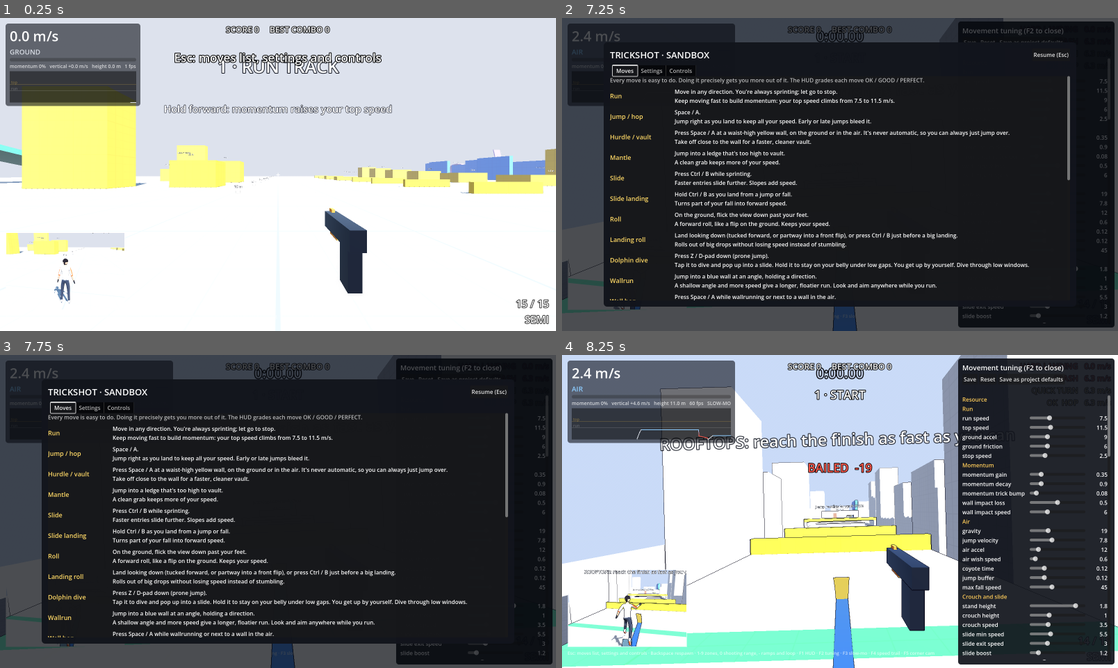
Above: before the commit, frames 1-4 (two rows, left to right).
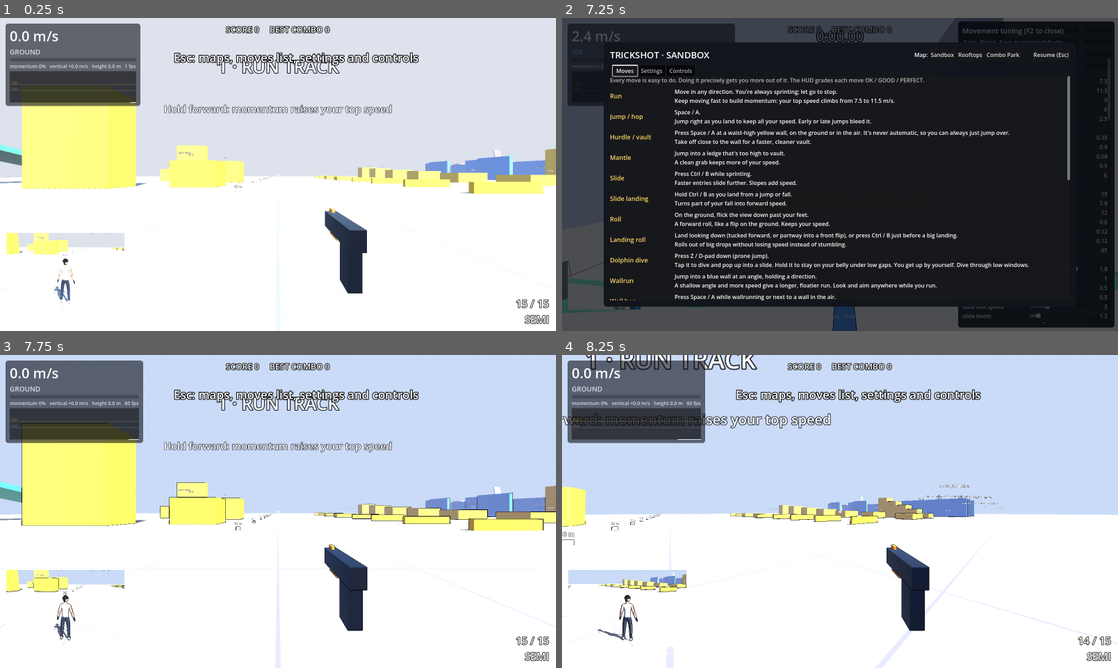
Above: after the commit, the same moments.

Repository: daxtinenichols/trickshot
Game: Godot game, scene res://levels/sandbox.tscn
Two runs of this game, one before a commit and one after it. Both use one fixed random seed, a clock stepped at 60 frames per second and the inputs below.
Inputs (mouse positions are in pixels of both pictures, inside the frame that each line leads up to):
- Up to frame 1 (0.25 s): no input
- Up to frame 2 (7.25 s): tap Enter at 0.5 s; move the mouse to (867, 174) at 0.52 s; hold Right mouse button (aim) 0.53-1.28 s; hold W (move_forward) 0.53-5.78 s; click (867, 174) at 0.67 s; tap Space (jump) at 0.77, 1.52, 3.02, 3.77, 4.52, 6.02, 6.77 s; move the mouse to (812, 174) at 1.27 s; tap Ctrl (crouch) at 1.35 s; move the mouse to (851, 168) at 2.02 s; press the mouse at (851, 168) at 2.03 s; move the mouse to (834, 180) at 2.77 s; release the mouse at (834, 180) at 2.78 s; tap B (fire_mode) at 2.85 s; click (834, 180) at 2.92 s; move the mouse to (878, 177) at 3.52 s; tap F (kick) at 3.6 s; tap F1 (debug_hud) at 4.15 s; move the mouse to (795, 171) at 4.27 s; tap F8 (next_level) at 4.35 s; tap F3 (debug_slowmo) at 4.9 s; move the mouse to (845, 174) at 5.02 s; hold Z (prone) 5.03-5.78 s; click (845, 174) at 5.17 s; tap F4 (debug_trail) at 5.65 s; move the mouse to (817, 168) at 5.77 s; hold E (lean_right) 5.78-6.53 s; tap Shift (quick_turn) at 5.85 s; tap F2 (debug_tuning) at 6.4 s; move the mouse to (962, 158) at 6.52 s; hold W (move_forward) from 6.53 s (still down); tap 1 (zone_1) at 6.6 s; tap Escape (pause) at 7.15 s
- Up to frame 3 (7.75 s): release W (move_forward) at 7.25 s; click (378, 392) at 7.25 s, where only the run after the commit has a clickable "Sandbox"
- Up to frame 4 (8.25 s): click (1051, 392) at 8 s, where only the run before the commit has a clickable "Resume (Esc)"

The runs differ from the first frame. In frame 1, 1.0% of the frame differs, in the area x 31-95%, y 10-96%; in frame 2, 0.1%; in frame 3, 99%, in the area x 0-100%, y 0-100%; in frame 4, 59%.

Commit message:
Controller test in Settings, input log, map picker in the menu
The Settings tab now shows each controller with a live button test and,
when Steam Input is wrapping the pad, how to turn it off. The first input
from each controller is logged. The Esc menu has a button per map.

Co-Authored-By: Claude Opus 5.5 (1M context) <noreply@anthropic.com>
Claude-Session: https://claude.ai/code/session_011hg9Kk5Vd2Ayb5Vtmyg1qs

Diff:
--- a/autoload/input_setup.gd
+++ b/autoload/input_setup.gd
@@ -69,9 +69,35 @@
 }
 
 
+## Last input seen from each controller (device -> "A", "Left stick up"...),
+## for the controller test in Settings and the log.
+var pad_activity := {}
+
+
 func _enter_tree() -> void:
+	process_mode = Node.PROCESS_MODE_ALWAYS  # the test works in the pause menu
 	register_actions()
 	Input.joy_connection_changed.connect(_on_joy_connection_changed)
+
+
+func _ready() -> void:
+	var pads := Input.get_connected_joypads()
+	print("Controllers at start: %d" % pads.size())
+	for d in pads:
+		print("  device %d: %s (guid %s)" % [d, Input.get_joy_name(d), Input.get_joy_guid(d)])
+
+
+func _input(event: InputEvent) -> void:
+	if event is InputEventJoypadButton and event.is_pressed():
+		_note_pad(event.device, GameSettings.event_label(event))
+	elif event is InputEventJoypadMotion and absf((event as InputEventJoypadMotion).axis_value) > 0.5:
+		_note_pad(event.device, GameSettings.event_label(event))
+
+
+func _note_pad(device: int, what: String) -> void:
+	if not pad_activity.has(device):
+		print("Controller %d first input: %s" % [device, what])
+	pad_activity[device] = what
 
 
 # A method (not a lambda) and disconnected on exit: a lambda left connected
@@ -82,6 +108,8 @@
 
 func _on_joy_connection_changed(device: int, connected: bool) -> void:
 	print("Controller %d %s: %s" % [device, "connected" if connected else "disconnected", Input.get_joy_name(device)])
+	if not connected:
+		pad_activity.erase(device)
 
 
 ## Right-stick look, from whichever connected controller is pushing it most.
@@ -98,8 +126,19 @@
 static func controller_names() -> Array[String]:
 	var out: Array[String] = []
 	for d in Input.get_connected_joypads():
-		out.append("%s (device %d)" % [Input.get_joy_name(d), d])
+		out.append("%s (device %d)" % [pad_name(Input.get_joy_name(d)), d])
 	return out
+
+
+## Steam Input's stand-in controllers report names like "#controller_xbox360".
+static func is_steam_virtual(joy_name: String) -> bool:
+	return joy_name.begins_with("#controller") or joy_name.containsn("steam virtual")
+
+
+static func pad_name(joy_name: String) -> String:
+	if joy_name.begins_with("#controller_"):
+		return "Steam Input controller (%s)" % joy_name.trim_prefix("#controller_")
+	return joy_name if joy_name != "" else "Controller"
 
 
 ## (Re)creates every action with its default bindings.
--- a/levels/sandbox.gd
+++ b/levels/sandbox.gd
@@ -31,7 +31,7 @@
 	add_child(corner_cam)
 	corner_cam.setup(player)
 	go_to_zone(0)
-	hud.show_toast("Esc: moves list, settings and controls", 4.0)
+	hud.show_toast("Esc: maps, moves list, settings and controls", 4.0)
 
 
 func go_to_zone(index: int) -> void:
--- a/tests/test_settings.gd
+++ b/tests/test_settings.gd
@@ -196,6 +196,35 @@
 func test_settings_tab_lists_controllers() -> void:
 	check(PauseMenu.pads_text([]).begins_with("Controllers: none detected"), "says when none are found")
 	check(PauseMenu.pads_text(["Xbox 360 Controller (device 0)"] as Array[String]) == "Controllers: Xbox 360 Controller (device 0)", "names the pad")
+	var silent := PauseMenu.pads_detail([0], {0: "#controller_xbox360"}, {})
+	check(silent.contains("Steam Input controller (xbox360) (device 0): no input yet"), "names Steam's stand-in pad and says it's silent")
+	check(silent.contains("Disable Steam Input"), "explains how to turn Steam Input off")
+	var live := PauseMenu.pads_detail([1], {1: "Xbox 360 Controller"}, {1: "A"})
+	check(live.contains("Xbox 360 Controller (device 1): working, last input: A"), "shows the last button pressed")
+	check(not live.contains("Disable Steam Input"), "no Steam hint when the pad works")
+
+
+func test_menu_has_map_buttons() -> void:
+	var level: Node = load("res://levels/sandbox.tscn").instantiate()
+	tree.root.add_child(level)
+	await tree.process_frame
+	var names: Array[String] = []
+	for b in level.menu.find_children("*", "Button", true, false):
+		names.append((b as Button).text)
+	for m in ["Sandbox", "Rooftops", "Combo Park"]:
+		check(m in names, "menu has a %s button" % m)
+	level.queue_free()
+	await tree.process_frame
+
+
+func test_controller_test_records_input() -> void:
+	InputSetup.pad_activity.clear()
+	var a := _pad(JOY_BUTTON_A)
+	a.device = 2
+	Input.parse_input_event(a)
+	await tree.process_frame
+	check(InputSetup.pad_activity.get(2, "") == "A", "a button press on controller 2 is recorded (got %s)" % str(InputSetup.pad_activity))
+	InputSetup.pad_activity.clear()
 
 
 func test_controller_bindings_match_any_device() -> void:
--- a/ui/debug_hud.gd
+++ b/ui/debug_hud.gd
@@ -53,7 +53,7 @@
 	&"quick_turn": "QUICK TURN",
 }
 
-const HELP := "Esc: moves list, settings and controls · Backspace respawn · 1-9 zones, 0 shooting range, - ramps and loop · F1 HUD · F2 tuning · F3 slow-mo · F4 speed trail · F5 corner cam"
+const HELP := "Esc: moves list, settings and controls · Backspace respawn · 1-9 zones, 0 shooting range, - ramps and loop · F1 HUD · F2 tuning · F3 slow-mo · F4 speed trail · F5 corner cam · F6 art look · F7 chase cam · F8 next map (or pick one in the Esc menu)"
 
 var player: Player
 
--- a/ui/pause_menu.gd
+++ b/ui/pause_menu.gd
@@ -138,6 +138,7 @@
 	title.add_theme_font_size_override("font_size", 26)
 	title.size_flags_horizontal = Control.SIZE_EXPAND_FILL
 	header.add_child(title)
+	_add_map_buttons(header)
 	var resume := Button.new()
 	resume.text = "Resume (Esc)"
 	resume.pressed.connect(close)
@@ -149,6 +150,26 @@
 	_tabs.add_child(_build_moves())
 	_tabs.add_child(_build_settings())
 	_tabs.add_child(_build_controls())
+
+
+## One button per playable map (from the Levels autoload, when present).
+func _add_map_buttons(header: HBoxContainer) -> void:
+	var levels := get_node_or_null("/root/Levels")
+	if levels == null or not "LEVELS" in levels:
+		return
+	var l := Label.new()
+	l.text = "Map:"
+	header.add_child(l)
+	for i in levels.LEVELS.size():
+		var b := Button.new()
+		b.text = levels.LEVELS[i][1]
+		b.pressed.connect(func() -> void:
+			close()
+			levels.go_to(i))
+		header.add_child(b)
+	var spacer := Control.new()
+	spacer.custom_minimum_size = Vector2(24, 0)
+	header.add_child(spacer)
 
 
 func _scroll(tab_name: String) -> ScrollContainer:
@@ -308,15 +329,45 @@
 	return sc
 
 
+const STEAM_HINT := "If pressing buttons doesn't show up here, Steam is taking over the controller. In Steam, right-click Godot Engine > Properties > Controller > Disable Steam Input, then restart Godot."
+
+
 ## "Controllers: Xbox 360 Controller" or a hint when none is detected.
 static func pads_text(names: Array[String]) -> String:
 	if names.is_empty():
-		return "Controllers: none detected. Plug it in (any USB port works); if it still doesn't show, close Steam's controller support for Godot (Steam > Godot > Properties > Controller > Disable Steam Input)."
+		return "Controllers: none detected. Plug it in (any USB port works). " + STEAM_HINT
 	return "Controllers: " + ", ".join(names)
 
 
+## One line per controller with a live button test, plus the Steam hint
+## when Steam Input is wrapping a controller.
+static func pads_detail(pads: Array, names: Dictionary, activity: Dictionary) -> String:
+	if pads.is_empty():
+		return pads_text([] as Array[String])
+	var lines: Array[String] = ["Controllers (press any button to test):"]
+	var steam := false
+	for d: int in pads:
+		var n: String = names.get(d, "")
+		steam = steam or InputSetup.is_steam_virtual(n)
+		var status := "working, last input: %s" % activity[d] if activity.has(d) else "no input yet"
+		lines.append("  %s (device %d): %s" % [InputSetup.pad_name(n), d, status])
+	if steam or activity.is_empty():
+		lines.append(STEAM_HINT)
+	return "\n".join(lines)
+
+
+func _process(_delta: float) -> void:
+	if is_open and _pads_label and _tabs.current_tab == 1:
+		_refresh_pads()
+
+
 func _refresh_pads() -> void:
-	_pads_label.text = pads_text(InputSetup.controller_names())
+	var pads := Input.get_connected_joypads()
+	var names := {}
+	for d in pads:
+		names[d] = Input.get_joy_name(d)
+	var setup := get_node_or_null("/root/InputSetup")
+	_pads_label.text = pads_detail(pads, names, setup.pad_activity if setup else {})
 
 
 func _refresh() -> void:
